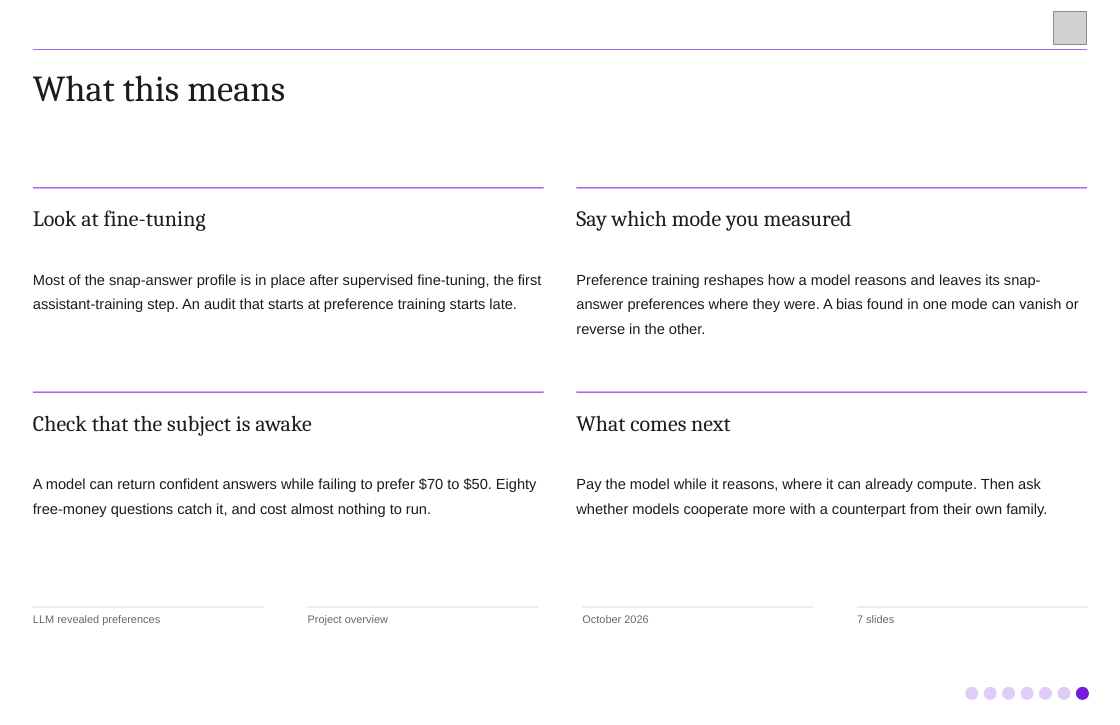
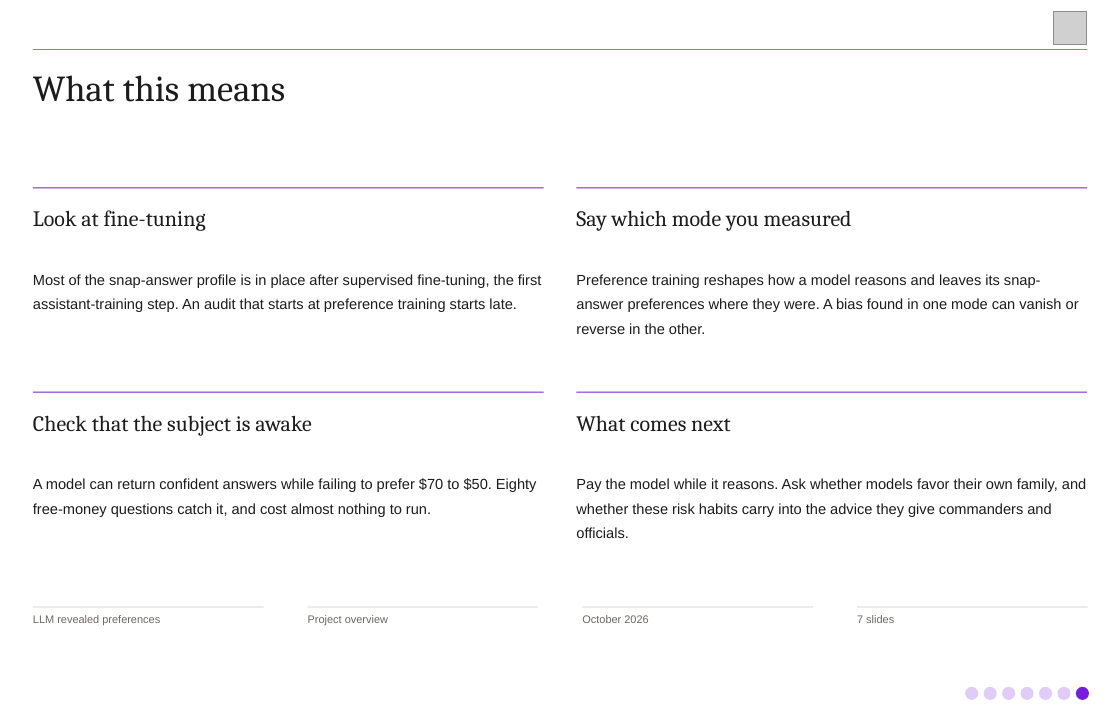
Before and after one commit to jblakeslee89/llm-revealed-preferences, a slide deck: slide 7 of briefings/project-overview-5min.pptx. Drawn at 1120x725 pixels with LibreOffice and Linux fonts; fonts in the diff are those of the drawing; grey boxes stand for pictures. Boxes give left, top, right and bottom in pixels: in the first picture for what was removed or moved away, otherwise in the second. Text is boxed around its words. In the diff, an @@ line names an element or a change of style, - is before the commit and + after.

```diff
--- a/briefings/project-overview-5min.pptx
+++ b/briefings/project-overview-5min.pptx
@@ text at box(576, 478, 1086, 538): text changed @@
-Pay the model while it reasons, where it can already compute. Then ask whether models cooperate more with a counterpart from their own family.
+Pay the model while it reasons. Ask whether models favor their own family, and whether these risk habits carry into the advice they give commanders and officials.
```
Also in this commit, not shown: 7 other files.
